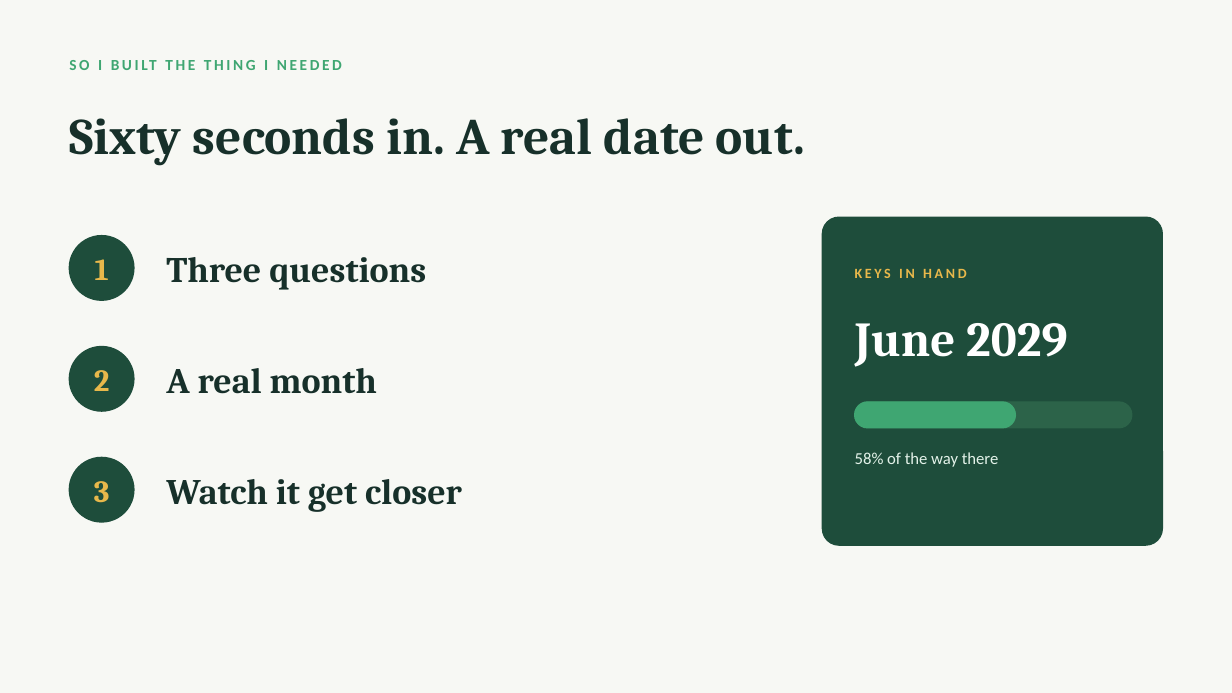
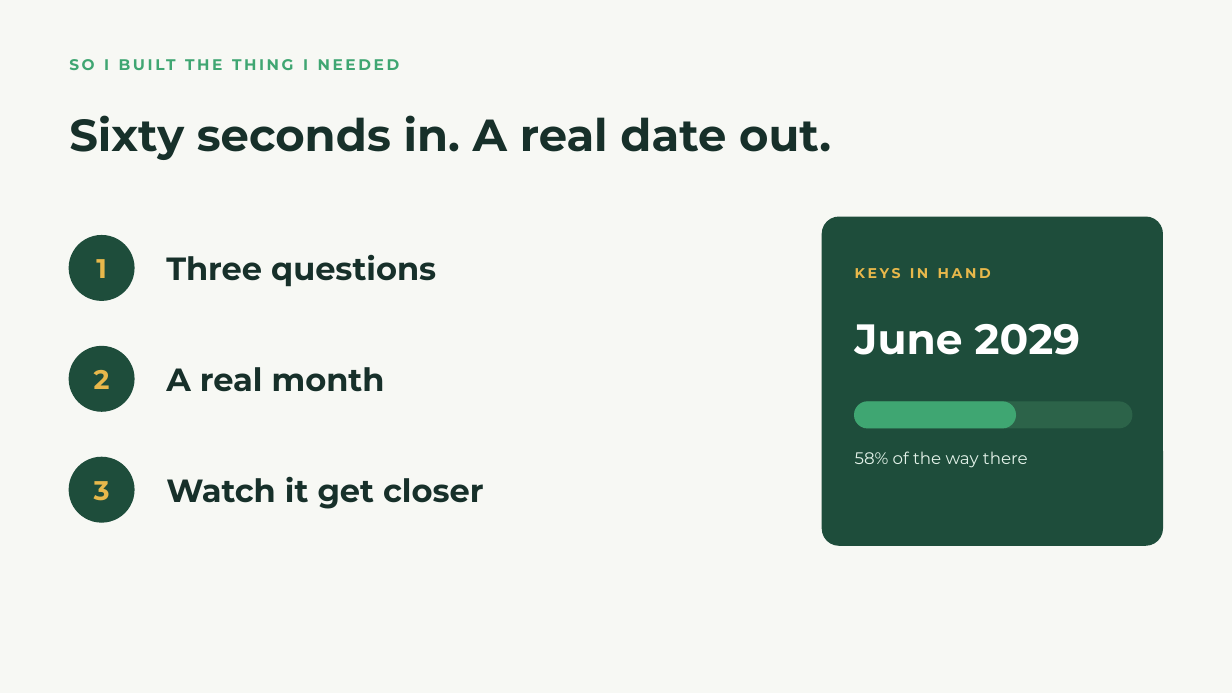
Before and after one commit to jasonmwong603/Claude-Code, a slide deck: slide 5 of apps/keydate/pitch/KeyDate-JCI-Edmonton.pptx. Drawn at 1232x693 pixels with LibreOffice and Linux fonts; fonts in the diff are those of the drawing. Boxes give left, top, right and bottom in pixels: in the first picture for what was removed or moved away, otherwise in the second. Text is boxed around its words. In the diff, an @@ line names an element or a change of style, - is before the commit and + after.

```diff
--- a/apps/keydate/pitch/KeyDate-JCI-Edmonton.pptx
+++ b/apps/keydate/pitch/KeyDate-JCI-Edmonton.pptx
@@ text "Sixty seconds in. A real ..." at [69, 115, 831, 160]: size 40 to 35 pt, font Cambria to Montserrat @@
@@ text "June 2029" at [855, 324, 1081, 355]: size 38 to 33 pt, font Cambria to Montserrat @@
@@ font Calibri to Montserrat in 3 elements at [104, 59, 153, 70], [855, 268, 991, 278], [855, 451, 1028, 468] @@
@@ size 24 to 21 pt, font Cambria to Montserrat in 3 elements at [96, 259, 107, 278], [94, 370, 110, 389], [94, 481, 110, 501] @@
@@ size 28 to 25 pt, font Cambria to Montserrat in 3 elements at [166, 254, 436, 287], [166, 367, 385, 392], [166, 476, 483, 509] @@
```
Also in this commit, not shown: 9 other slides changed, 2 other files.
